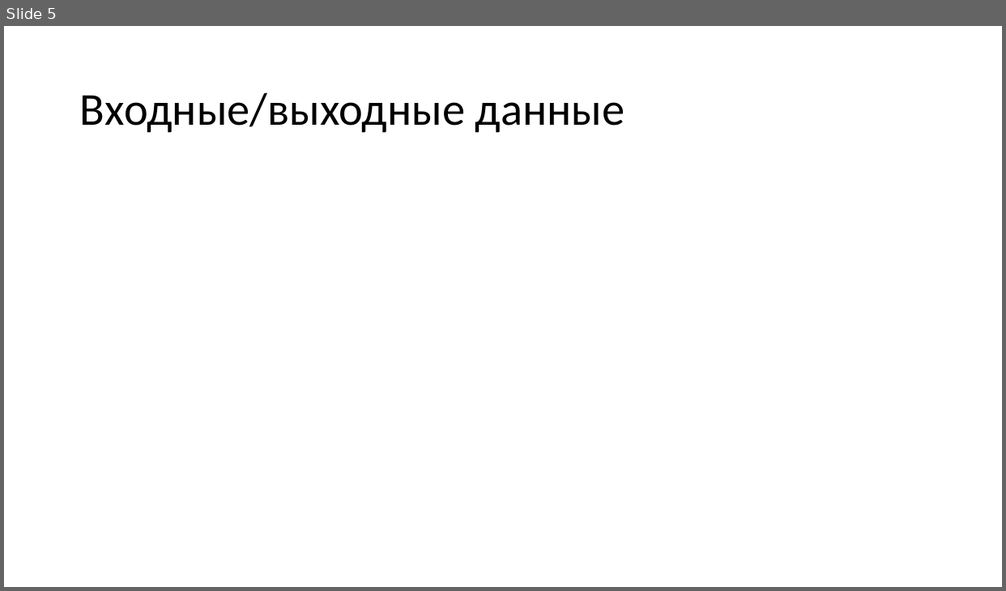
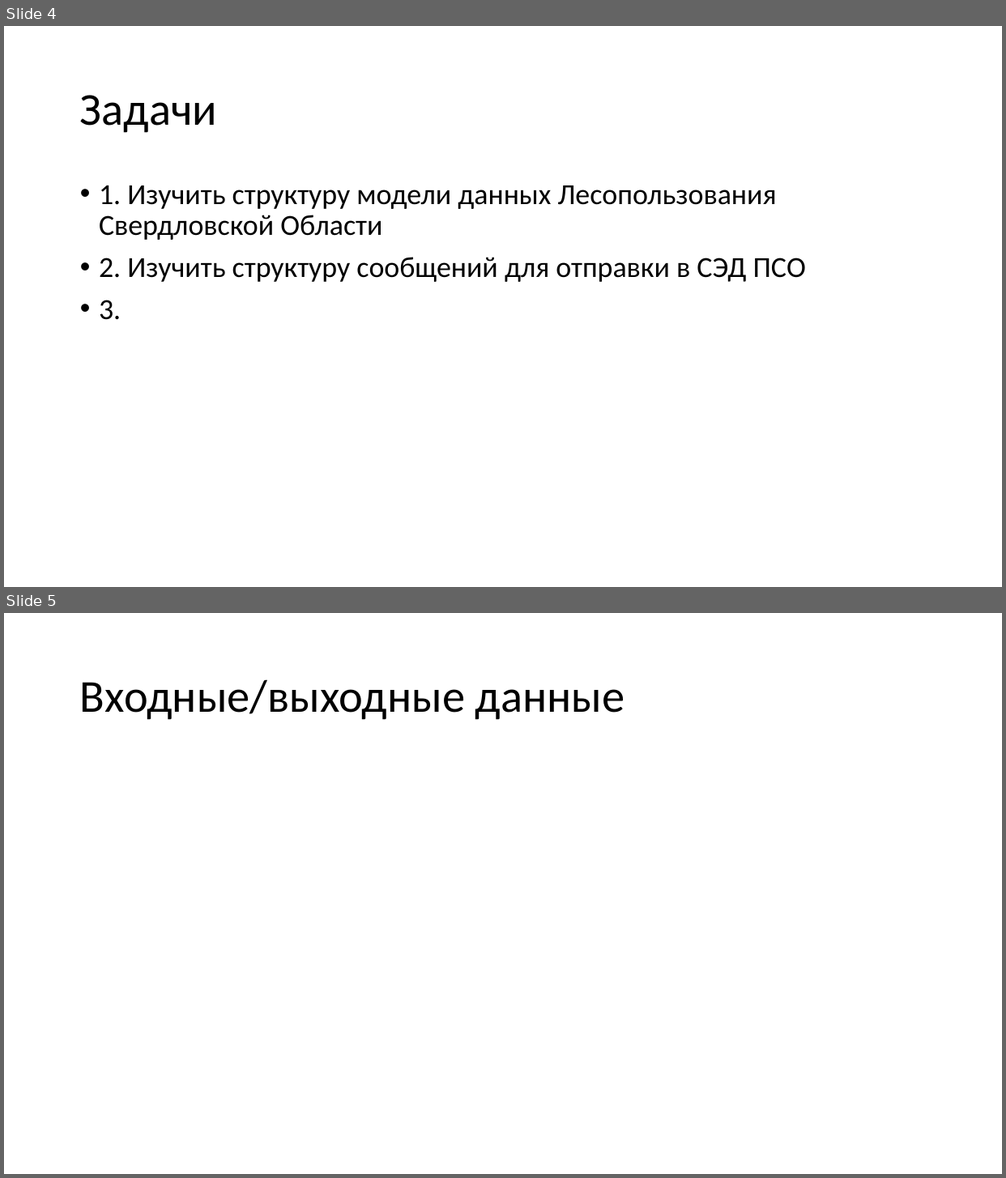
Before and after one commit to mcdodik20008/docs, a slide deck: Prezentatsia.pptx. Shown one above the other, each under a label of ours: slide 5 before the commit, slides 4 and 5 after it. The pictures are 1006x591 and 1006x1178 pixels, drawn with LibreOffice and Linux fonts; fonts in the diff are those of the drawing. Boxes give left, top, right and bottom in pixels: in the first picture for what was removed or moved away, otherwise in the second. Text is boxed around its words. In the diff, an @@ line names an element or a change of style, - is before the commit and + after.

```diff
--- a/Prezentatsia.pptx
+++ b/Prezentatsia.pptx
@@ slide 4 added at bbox=[4, 26, 1002, 587], background #FFFFFF @@
@@ title added at bbox=[80, 95, 217, 133], 44 pt, text #000000 @@
+Задачи
@@ text added at bbox=[99, 186, 806, 320], 28 pt, text #000000 @@
+• 1. Изучить структуру модели данных Лесопользования Свердловской Области
+• 2. Изучить структуру сообщений для отправки в СЭД ПСО
+• 3.
```
Also in this commit, not shown: 3 other slides added, 4 slides removed, 3 other files.
